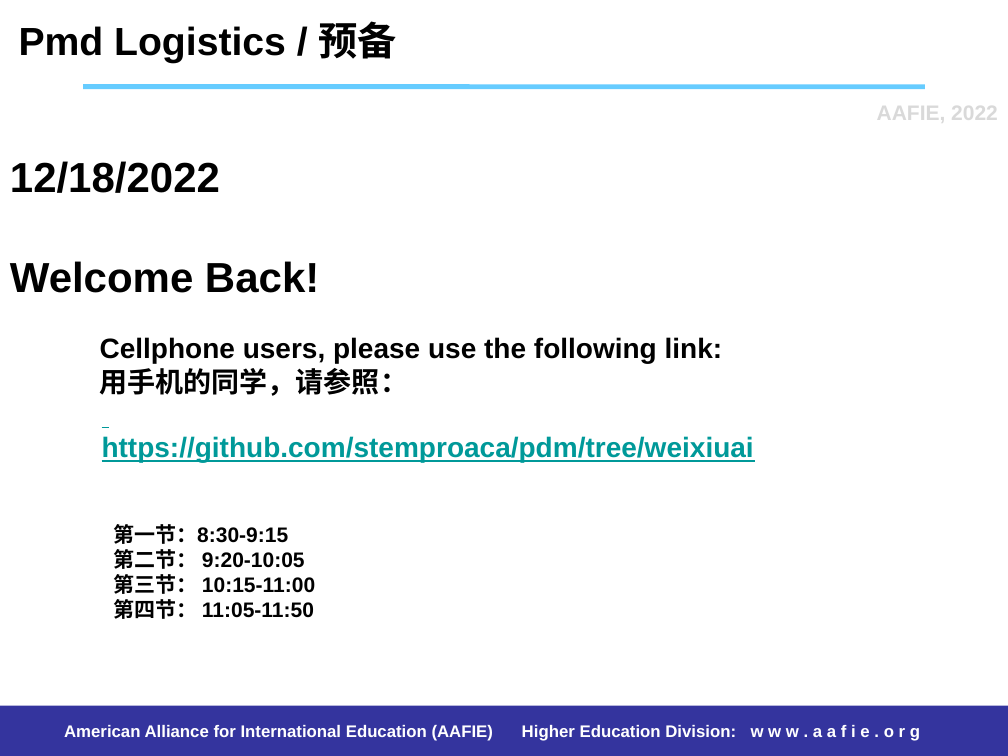
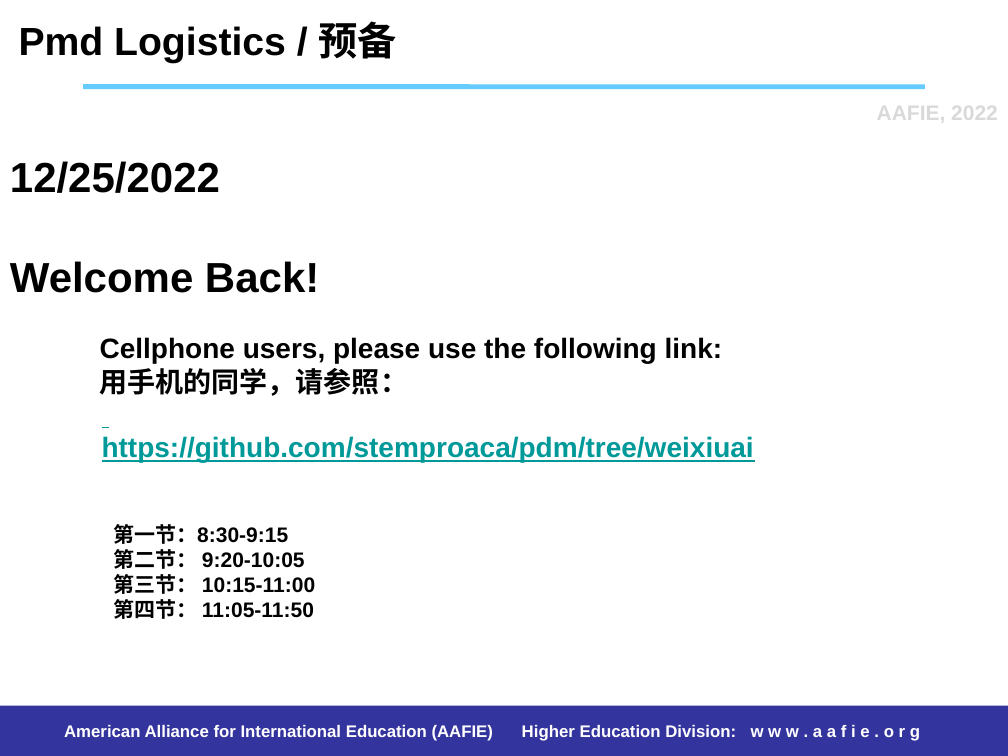
Before and after one commit to stemproaca/pdm, a slide deck: slide 3 of reports/weixiuai_project.pptx. Drawn at 1008x756 pixels with LibreOffice and Linux fonts; fonts in the diff are those of the drawing. Boxes give left, top, right and bottom in pixels: in the first picture for what was removed or moved away, otherwise in the second. Text is boxed around its words. In the diff, an @@ line names an element or a change of style, - is before the commit and + after.

```diff
--- a/reports/weixiuai_project.pptx
+++ b/reports/weixiuai_project.pptx
@@ title at bbox=[10, 161, 319, 293]: text changed @@
-12/18/2022
-Welcome Back!
+12/25/2022
+Welcome Back!
```
Also in this commit, not shown: 2 other slides changed, 1 slide added, 41 other files.
